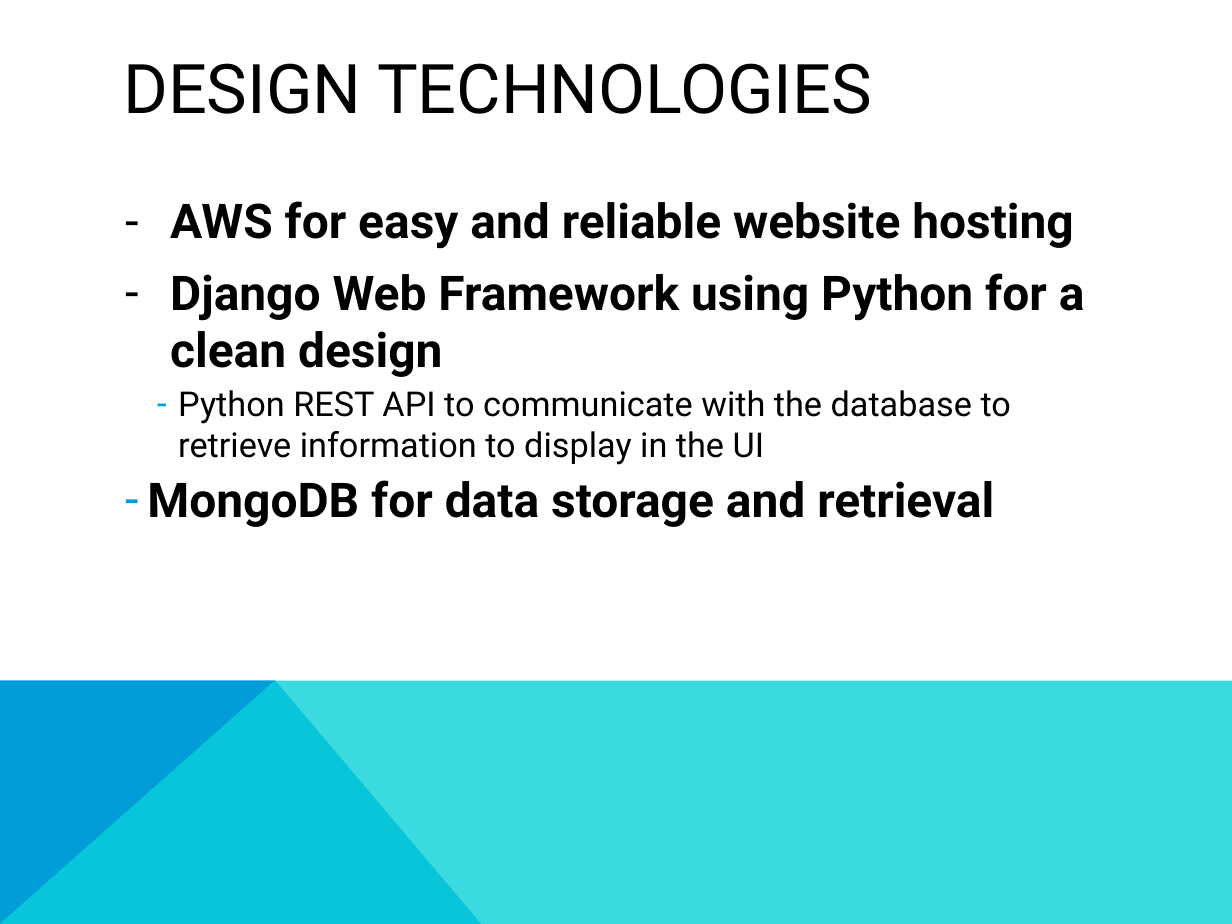
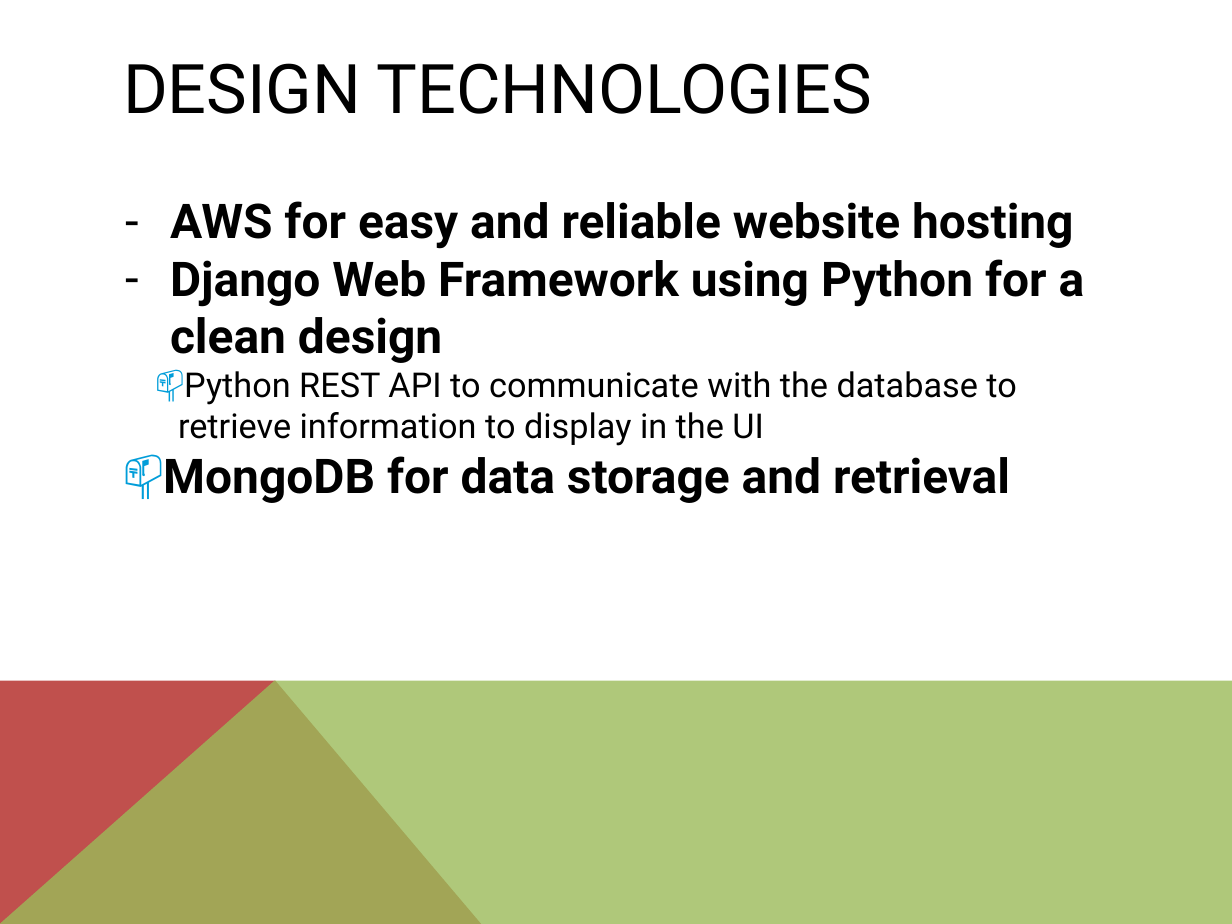
Before and after one commit to UMBC-CMSC447/Section-1-Team-3, a slide deck: slide 3 of Spiral_2_Documentation/Presentation_S2.pptx. Drawn at 1232x924 pixels with LibreOffice and Linux fonts; fonts in the diff are those of the drawing. Boxes give left, top, right and bottom in pixels: in the first picture for what was removed or moved away, otherwise in the second. Text is boxed around its words. In the diff, an @@ line names an element or a change of style, - is before the commit and + after.

```diff
--- a/Spiral_2_Documentation/Presentation_S2.pptx
+++ b/Spiral_2_Documentation/Presentation_S2.pptx
@@ text "AWS for easy and reliable ..." at [163,201,1085,503]: indent changed; less space between paragraphs; bullet - to 📫 @@
@@ freeform shape at [0,680,482,924]: fill #009DD9 to #C0504D @@
@@ freeform shape at [0,680,1232,924]: fill #0BD0D9 at 80% opacity to #9BBB59 at 80% opacity @@
```
Also in this commit, not shown: 3 other slides changed, 1 slide added, 1 slide removed.
